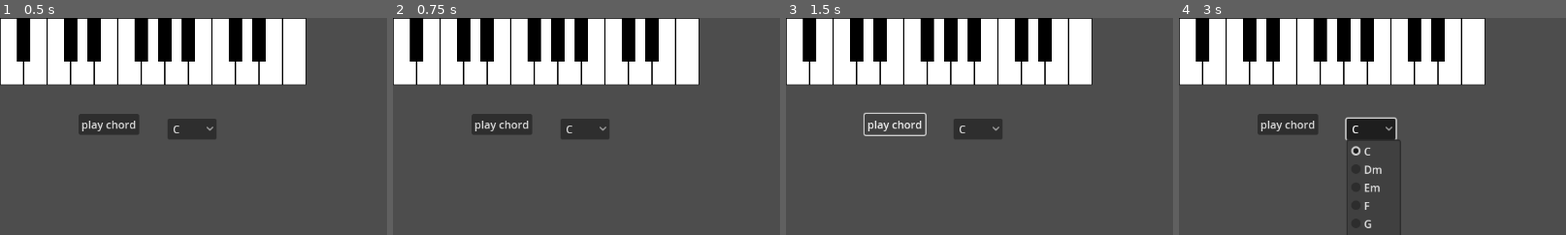
Above: before the commit, frames 1-4 (left to right).
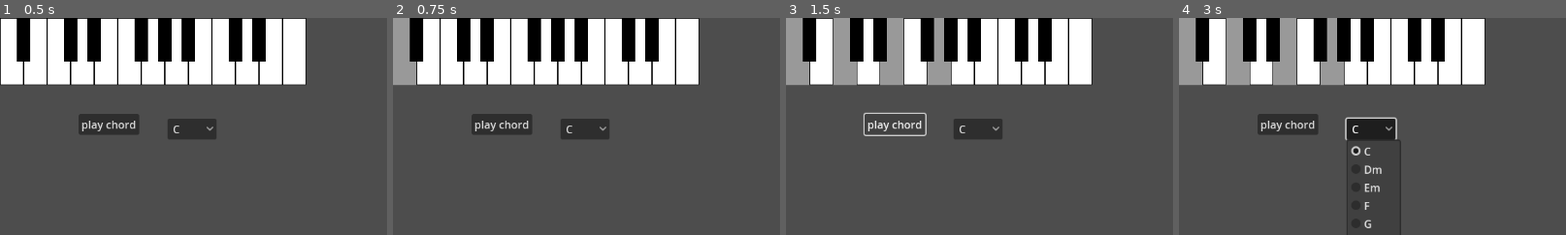
Above: after the commit, the same moments.

Repository: mjXmsdgh/godot_piano
Game: Godot game, scene res://scenes/main.tscn
Two runs of this game, one before a commit and one after it. Both use one fixed random seed, a clock stepped at 60 frames per second and the inputs below. The project has no main scene, so this scene is started directly.
Inputs (mouse positions are % of the whole screen's width and height, from its top left):
- Up to frame 1 (0.5 s): no input
- Up to frame 2 (0.75 s): click (2, 8) at 0.52 s
- Up to frame 3 (1.5 s): click "play chord" at 1.25 s
- Up to frame 4 (3 s): click "play chord" at 2 s; click "C" at 2.75 s
The pictures show only the part of the screen within x 0-50%, y 0-50%; the shares and areas given below are measured in that part.

Frame 1 is identical in both runs. In frame 2, 1.6% of the frame differs, in the area x 0-7%, y 0-32%; in frame 3, 5.9%, in the area x 0-43%, y 0-32%; in frame 4, 5.9%.

Commit message:
change texture

Diff:
--- a/godot_piano/scripts/key.gd
+++ b/godot_piano/scripts/key.gd
@@ -19,11 +19,14 @@
 
 func _on_texture_button_button_down() -> void:
 	#sound_player.play_sound()
+
 	play_sound()
 
 
 func play_sound() -> void:
 	if sound_player:
 		sound_player.play_sound()
+
+		$TextureButton.texture_normal=$TextureButton.texture_pressed
 	else:
 		print("sound error",name)
